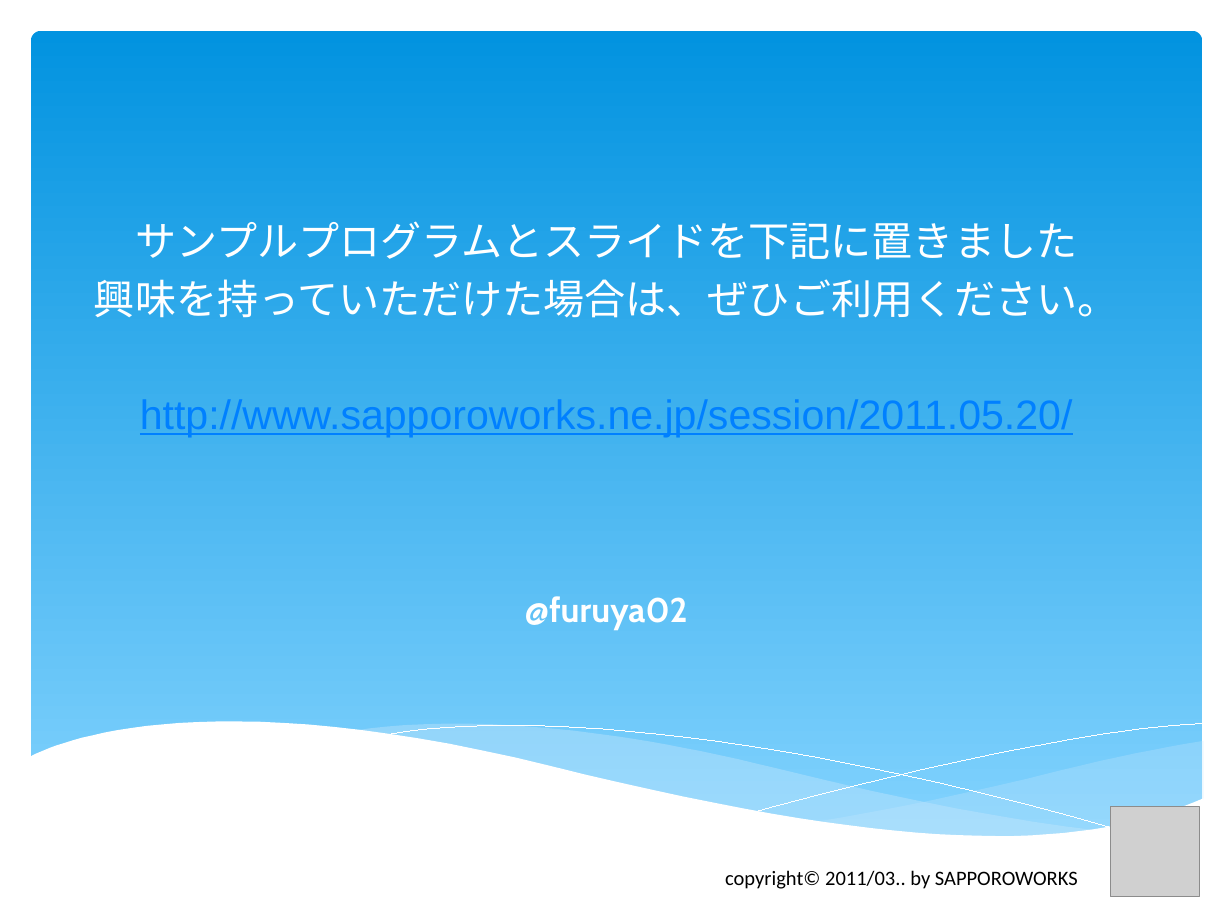
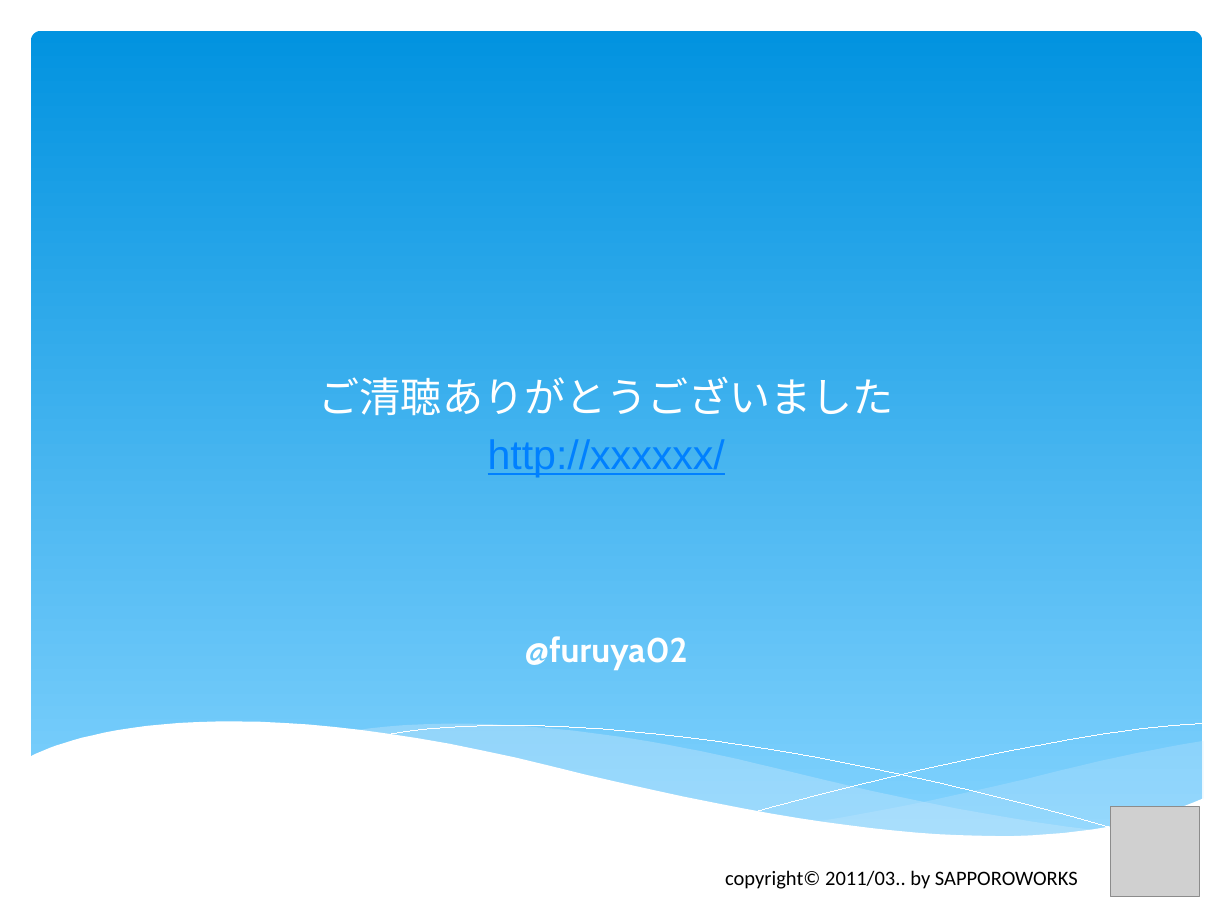
Before and after one commit to furuya02/clrh78, a slide deck: slide 48 of C# から Java へのプログラム移植で体験したTDDの効果は？.pptx (slide 31 before the commit). Drawn at 1232x924 pixels with LibreOffice and Linux fonts; fonts in the diff are those of the drawing; grey boxes stand for pictures. Boxes give left, top, right and bottom in pixels: in the first picture for what was removed or moved away, otherwise in the second. Text is boxed around its words. In the diff, an @@ line names an element or a change of style, - is before the commit and + after.

Commit message:
2013.01.13 0740

```diff
--- a/C# から Java へのプログラム移植で体験したTDDの効果は？.pptx
+++ b/C# から Java へのプログラム移植で体験したTDDの効果は？.pptx
@@ subtitle "ご清聴ありがとうございました": place and size @@
-subtitle "ご清聴ありがとうございました" at box(94, 221, 1119, 630)
+subtitle "ご清聴ありがとうございました" at box(319, 377, 894, 671)
@@ subtitle at box(319, 377, 894, 477): text changed; font Arial to Cabin; text colour #0080FF to #FFFFFF @@
-サンプルプログラムとスライドを下記に置きました
-興味を持っていただけた場合は、ぜひご利用ください。
-http://www.sapporoworks.ne.jp/session/2011.05.20/
+ご清聴ありがとうございました
+http://xxxxxx/
```
Also in this commit, not shown: 3 other slides changed, 17 slides added.
